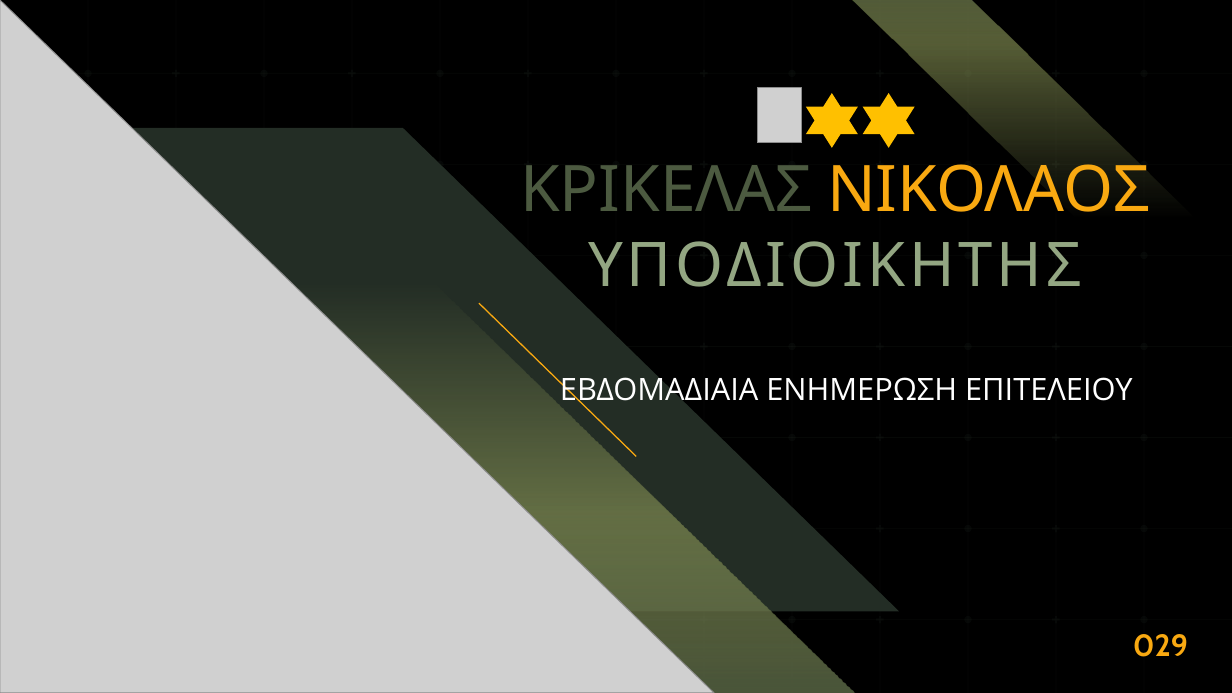
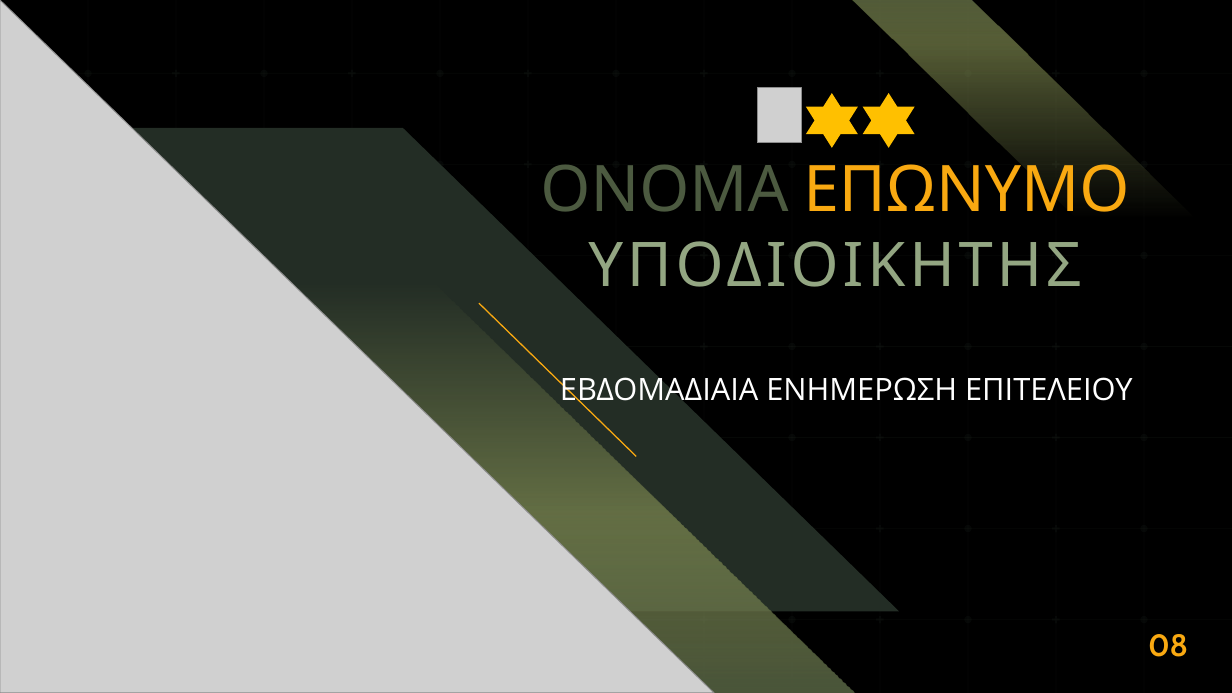
Before and after one commit to GiorgosNik/weekly_report_automator, a slide deck: slide 8 of template/finalPresentationTemplate.pptx (slide 29 before the commit). Drawn at 1232x693 pixels with LibreOffice and Linux fonts; fonts in the diff are those of the drawing; grey boxes stand for pictures. Boxes give left, top, right and bottom in pixels: in the first picture for what was removed or moved away, otherwise in the second. Text is boxed around its words. In the diff, an @@ line names an element or a change of style, - is before the commit and + after.

```diff
--- a/template/finalPresentationTemplate.pptx
+++ b/template/finalPresentationTemplate.pptx
@@ text at (540,164,1129,212): text changed; text colour #4C5A40 to #F9A911 @@
-ΚΡΙΚΕΛΑΣ ΝΙΚΟΛΑΟΣ
+ΟΝΟΜΑ ΕΠΩΝΥΜΟ
@@ page number at (1148,634,1188,657): text changed @@
-029
+08
```
Also in this commit, not shown: 6 other slides changed, 24 slides removed, 2 other files.
